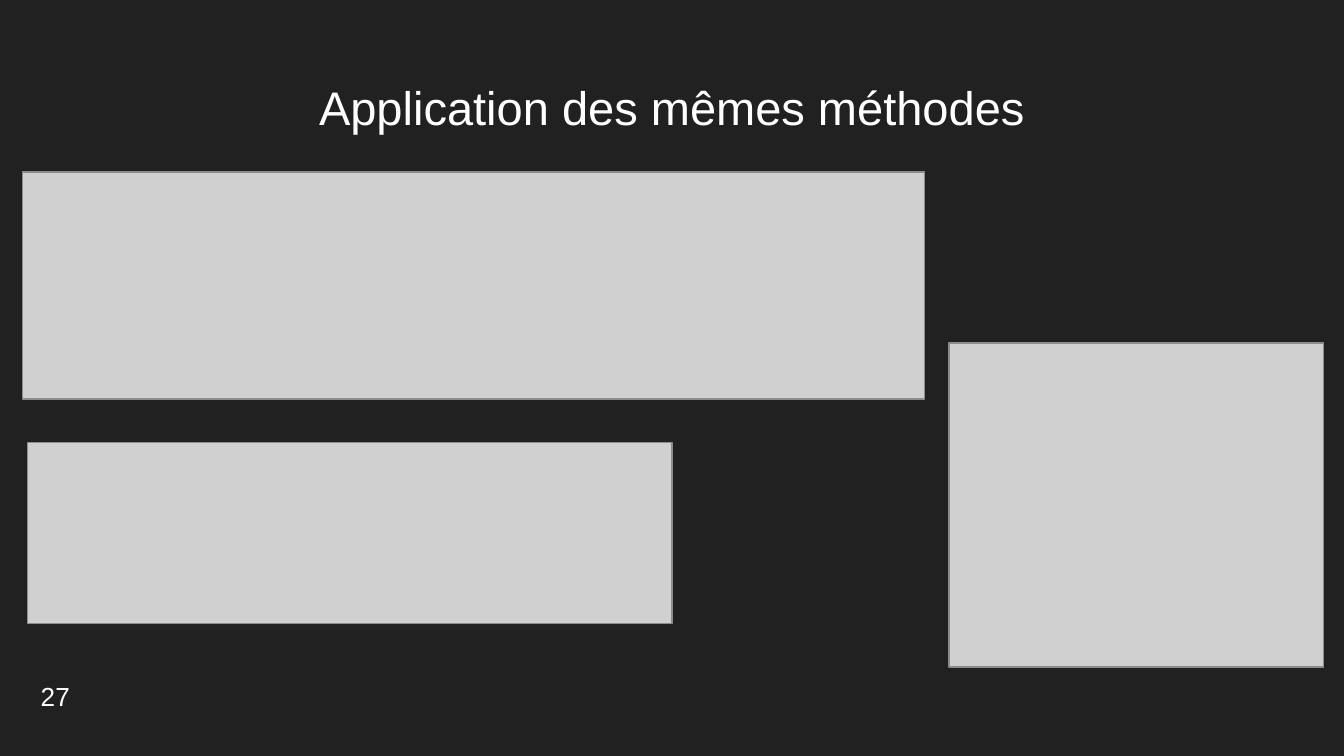
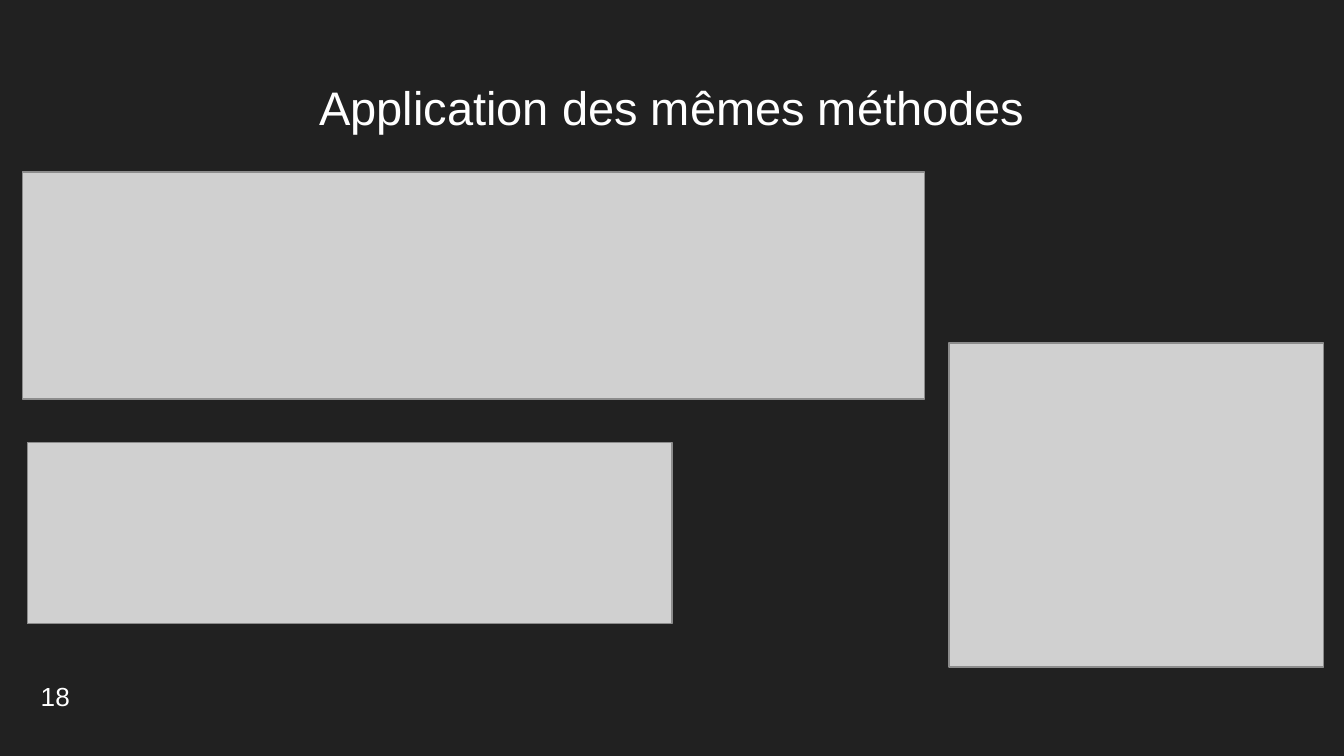
Before and after one commit to ThomasMeb/Anticiper_besoins_des_batiments, a slide deck: slide 19 of Projet_3_Thomas_Mebarki/Mebarki_Thomas_4_presentation_022023.pptx (slide 27 before the commit). Drawn at 1344x756 pixels with LibreOffice and Linux fonts; fonts in the diff are those of the drawing; grey boxes stand for pictures. Boxes give left, top, right and bottom in pixels: in the first picture for what was removed or moved away, otherwise in the second. Text is boxed around its words. In the diff, an @@ line names an element or a change of style, - is before the commit and + after.

```diff
--- a/Projet_3_Thomas_Mebarki/Mebarki_Thomas_4_presentation_022023.pptx
+++ b/Projet_3_Thomas_Mebarki/Mebarki_Thomas_4_presentation_022023.pptx
@@ text at [41,687,70,707]: text changed @@
-27
+18
```
Also in this commit, not shown: 16 other slides changed, 7 slides added, 16 slides removed, 8 other files.
